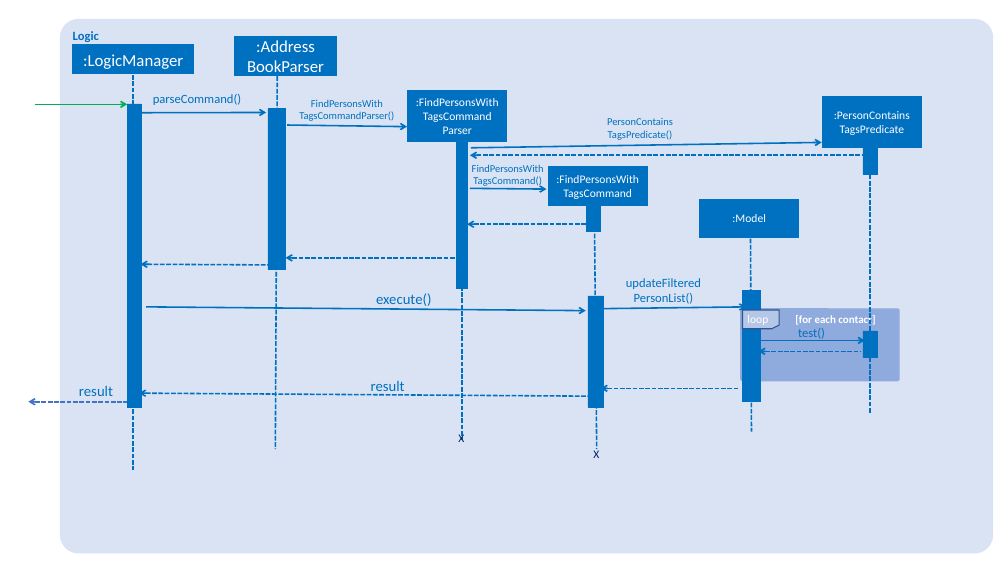
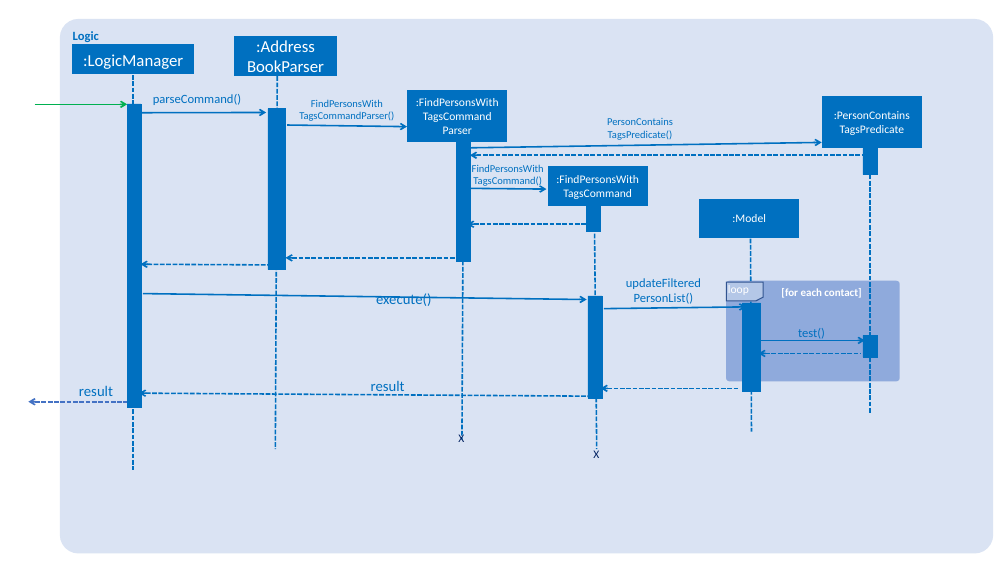
Before and after one commit to srishag/main, a slide deck: slide 1 of docs/diagrams/FindContactsByTagsSequenceDiagram.pptx. Drawn at 1008x567 pixels with LibreOffice and Linux fonts; fonts in the diff are those of the drawing. Boxes give left, top, right and bottom in pixels: in the first picture for what was removed or moved away, otherwise in the second. Text is boxed around its words. In the diff, an @@ line names an element or a change of style, - is before the commit and + after.

```diff
--- a/docs/diagrams/FindContactsByTagsSequenceDiagram.pptx
+++ b/docs/diagrams/FindContactsByTagsSequenceDiagram.pptx
@@ rectangle: place and size @@
-rectangle at (457,141,467,288)
+rectangle at (457,141,470,261)
@@ arrow moved from (146, 307) - (586, 311) to (143, 293) - (587, 299) @@
@@ rectangle: place and size @@
-rectangle at (588,296,603,407)
+rectangle at (588,296,602,398)
@@ text "loop": place and size @@
-text "loop" at (747,315,768,325)
+text "loop" at (728,285,749,294)
@@ rounded rectangle "[for each contact]": place and size @@
-rounded rectangle "[for each contact]" at (740,309,900,382)
+rounded rectangle "[for each contact]" at (726,281,900,381)
@@ flow chart punched card: place and size @@
-flow chart punched card at (743,310,779,329)
+flow chart punched card at (727,282,763,301)
@@ rectangle: place and size @@
-rectangle at (743,290,761,402)
+rectangle at (743,303,761,392)
@@ rectangle: place and size @@
-rectangle at (864,331,877,358)
+rectangle at (864,336,877,358)
```
Also in this commit, not shown: 2 other files.
